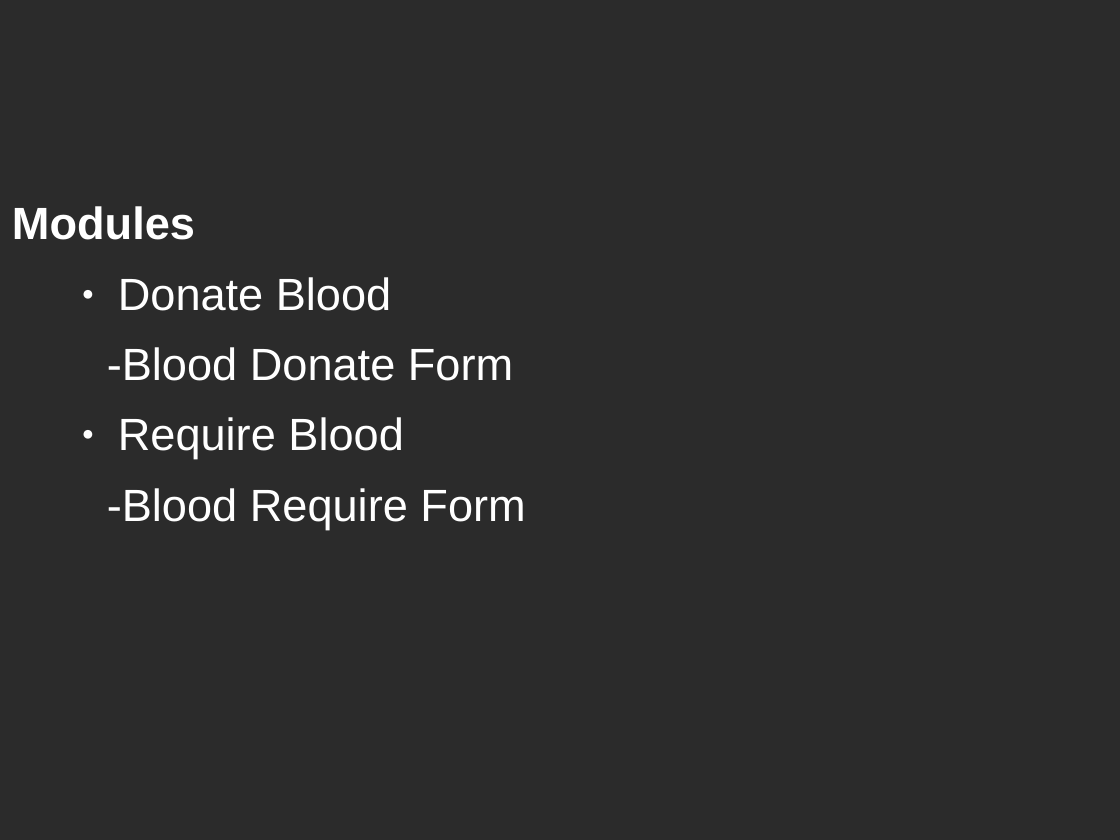
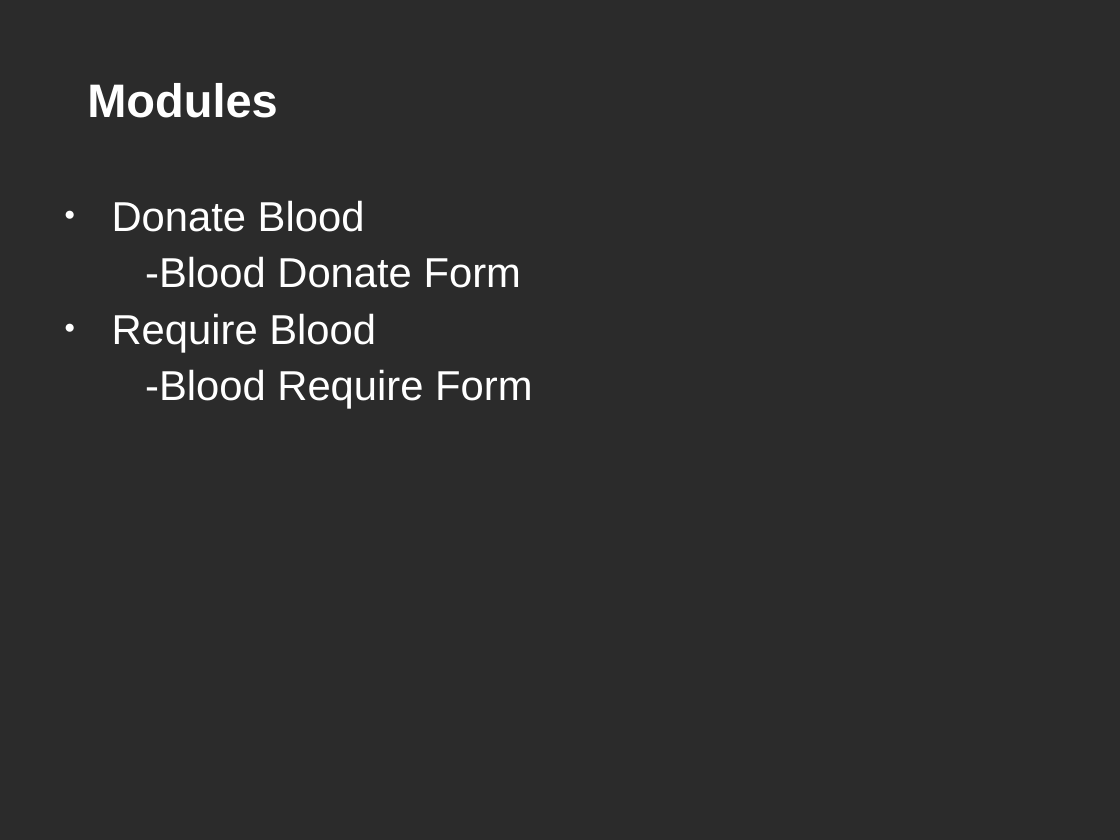
Before and after one commit to sahitya4/Miniproject, a slide deck: slide 3 of miniproject.ppt (slide 4 before the commit). Drawn at 1120x840 pixels with LibreOffice and Linux fonts; fonts in the diff are those of the drawing; background and template pictures are left out; a plain dark background stands for a picture behind light text. Boxes give left, top, right and bottom in pixels: in the first picture for what was removed or moved away, otherwise in the second. Text is boxed around its words. In the diff, an @@ line names an element or a change of style, - is before the commit and + after.

```diff
--- a/miniproject.ppt
+++ b/miniproject.ppt
@@ text "Modules" moved from (x1=12, y1=206, x2=525, y2=529) to (x1=87, y1=83, x2=532, y2=409) @@
@@ text "Modules" at (x1=87, y1=83, x2=532, y2=409): size 32 to 33.3 pt in "Modules"; size 32 to 29.6 pt in "Donate Blood", "-Blood Donate Form", "Require Blood", "-Blood Require Form"; line spacing 0.93 to 0.73; indent changed @@
```
Also in this commit, not shown: 10 other slides changed, 1 slide removed.
